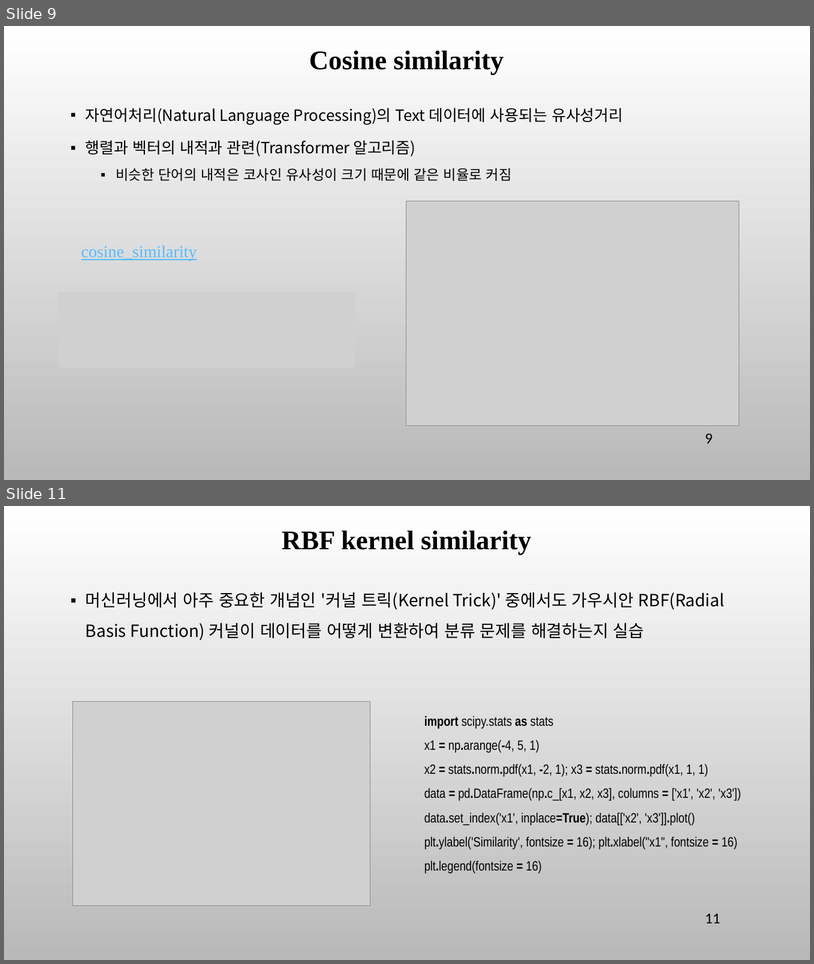
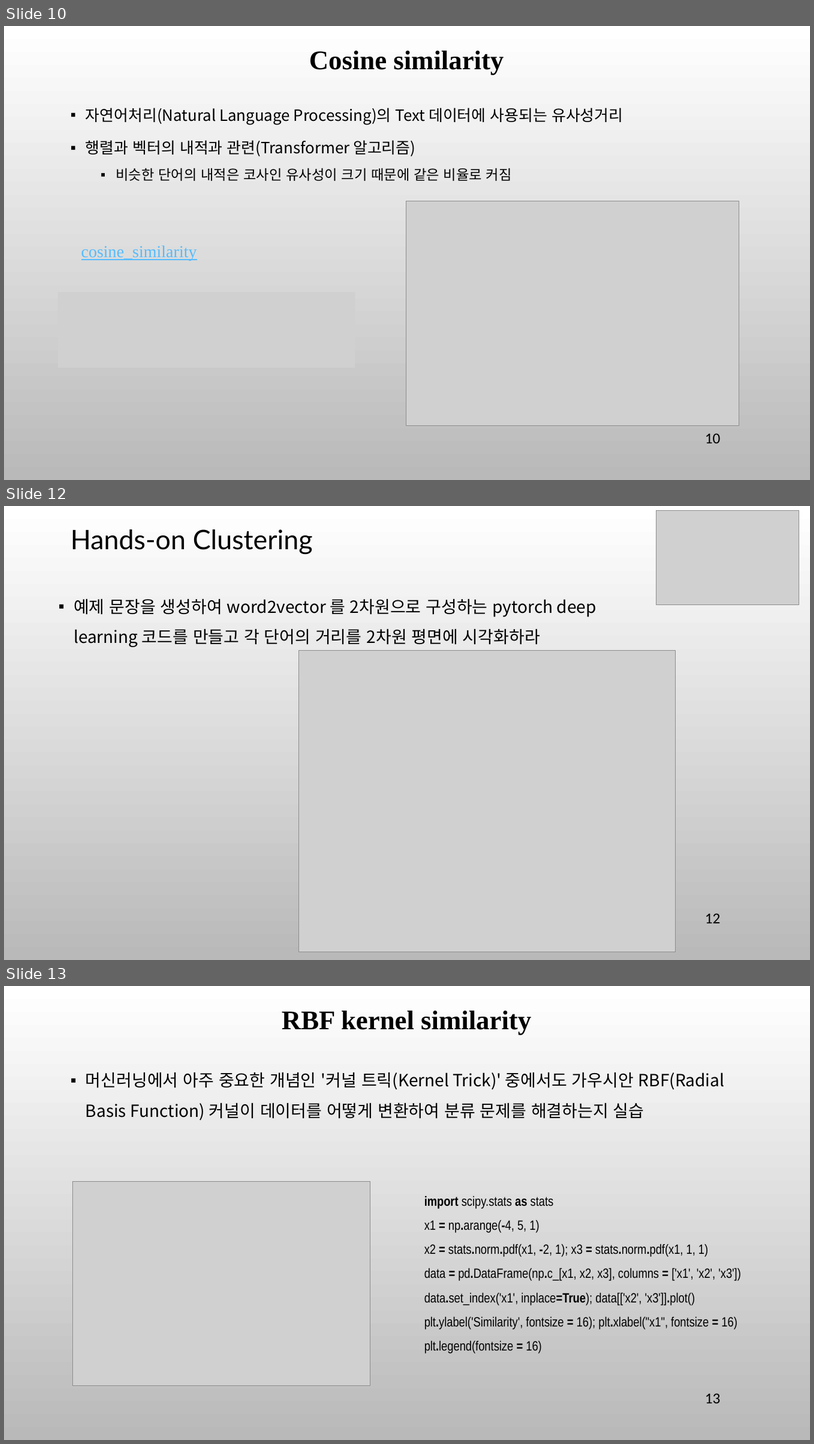
Before and after one commit to ancestor9/mathematics-for-machine-learning, a slide deck: 8_Applications of mathematics.pptx. Shown one above the other, each under a label of ours: slides 9 and 11 before the commit, slides 10, 12 and 13 after it; the slides between them are not shown. The pictures are 814x964 and 814x1444 pixels, drawn with LibreOffice and Linux fonts; fonts in the diff are those of the drawing; grey boxes stand for pictures; background and template pictures are left out. Boxes give left, top, right and bottom in pixels: in the first picture for what was removed or moved away, otherwise in the second. Text is boxed around its words. In the diff, an @@ line names an element or a change of style, - is before the commit and + after.

```diff
--- a/8_Applications of mathematics.pptx
+++ b/8_Applications of mathematics.pptx
@@ slide 12 added at (4,506,810,960), background picture (left out) @@
@@ picture added at (657,510,799,604) @@
@@ title added at (71,529,313,555), 32 pt, text #000000 @@
+Hands-on Clustering
@@ text added at (74,599,597,647), 20 pt, text #000000 @@
+▪ 예제 문장을 생성하여 word2vector 를 2차원으로 구성하는 pytorch deep learning 코드를 만들고 각 단어의 거리를 2차원 평면에 시각화하라
@@ picture added at (299,650,676,951) @@
@@ page number added at (705,913,721,923), 18 pt, text #000000 @@
+12
@@ what was slide 9 is now slide 10 @@
@@ page number at (705,433,721,443): text changed @@
-9
+10
@@ what was slide 11 is now slide 13 @@
@@ page number at (705,1393,721,1403): text changed @@
-11
+13
```
Also in this commit, not shown: 6 slides changed, 2 other slides added, 9 slides removed.
